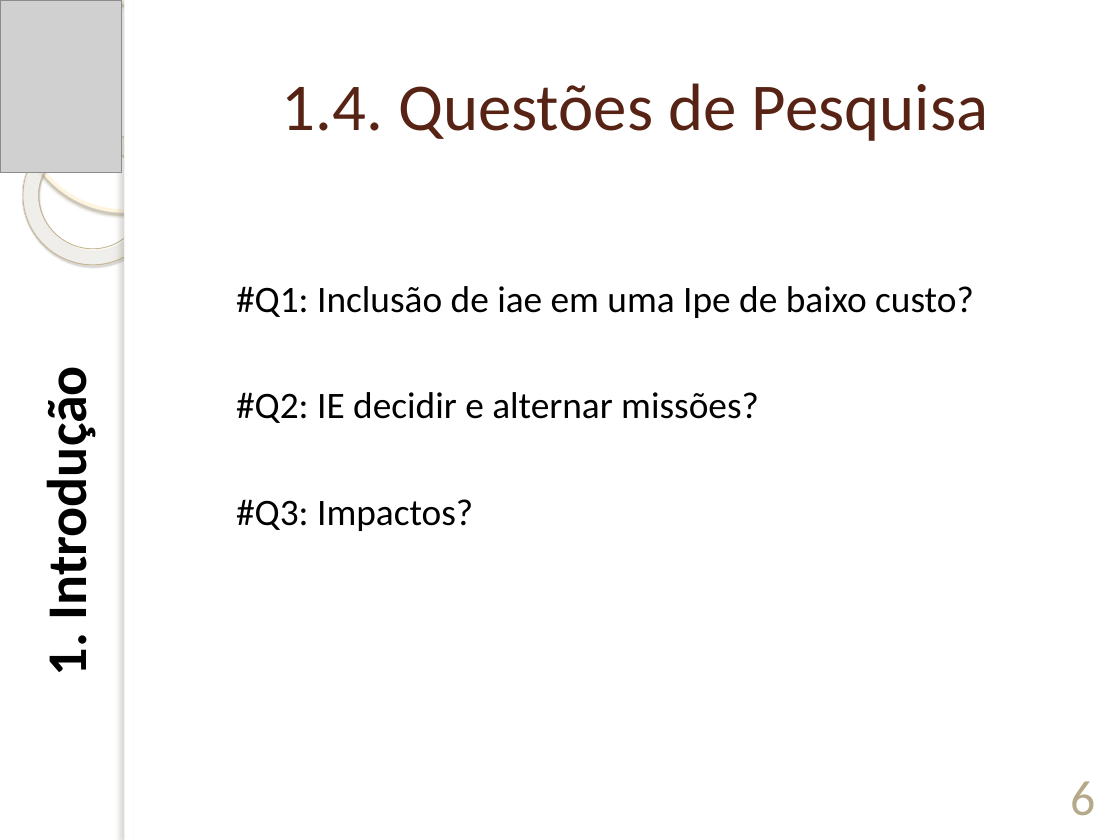
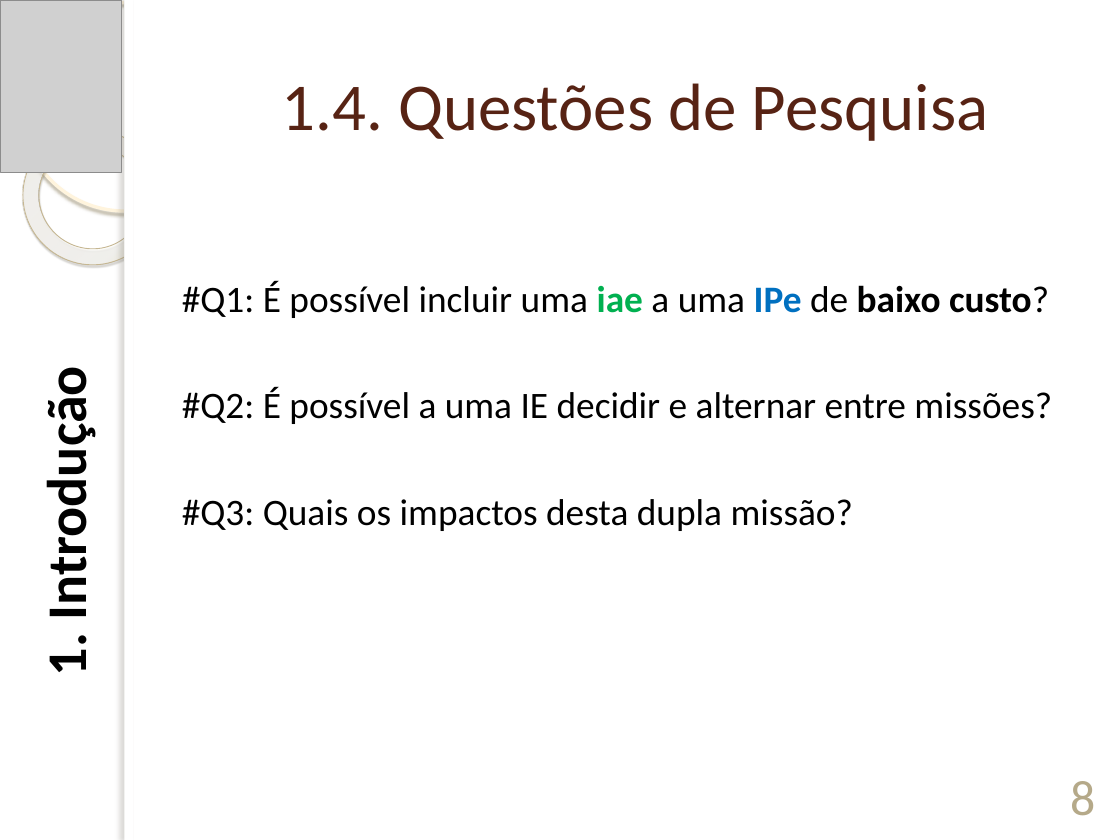
Before and after one commit to wanderok/Doutorado, a slide deck: slide 8 of 28-EXAME_DE_QUALIFICACAO/01-DefesaExameQualificacao/ExameDeQualificacao-WanderMMartins.pptx (slide 6 before the commit). Drawn at 1120x840 pixels with LibreOffice and Linux fonts; fonts in the diff are those of the drawing; grey boxes stand for pictures; background and template pictures are left out. Boxes give left, top, right and bottom in pixels: in the first picture for what was removed or moved away, otherwise in the second. Text is boxed around its words. In the diff, an @@ line names an element or a change of style, - is before the commit and + after.

```diff
--- a/28-EXAME_DE_QUALIFICACAO/01-DefesaExameQualificacao/ExameDeQualificacao-WanderMMartins.pptx
+++ b/28-EXAME_DE_QUALIFICACAO/01-DefesaExameQualificacao/ExameDeQualificacao-WanderMMartins.pptx
@@ text at (x1=182, y1=280, x2=1052, y2=531): text changed @@
-  #Q1: Inclusão de iae em uma Ipe de baixo custo?
-  #Q2: IE decidir e alternar missões?
-  #Q3: Impactos?
+  #Q1: É possível incluir uma iae a uma IPe de baixo custo?
+  #Q2: É possível a uma IE decidir e alternar entre missões?
+  #Q3: Quais os impactos desta dupla missão?
@@ page number at (x1=1070, y1=781, x2=1095, y2=816): text changed @@
-6
+8
```
Also in this commit, not shown: 7 other slides changed, 2 slides added, 2 other files.
